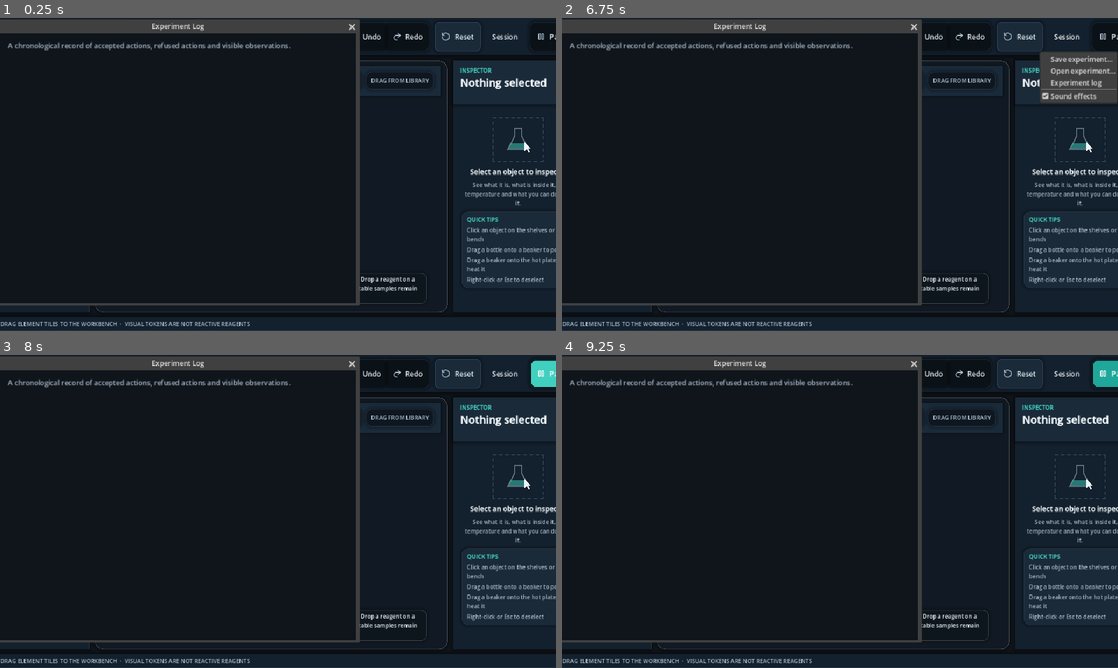
Above: before the commit, frames 1-4 (two rows, left to right).
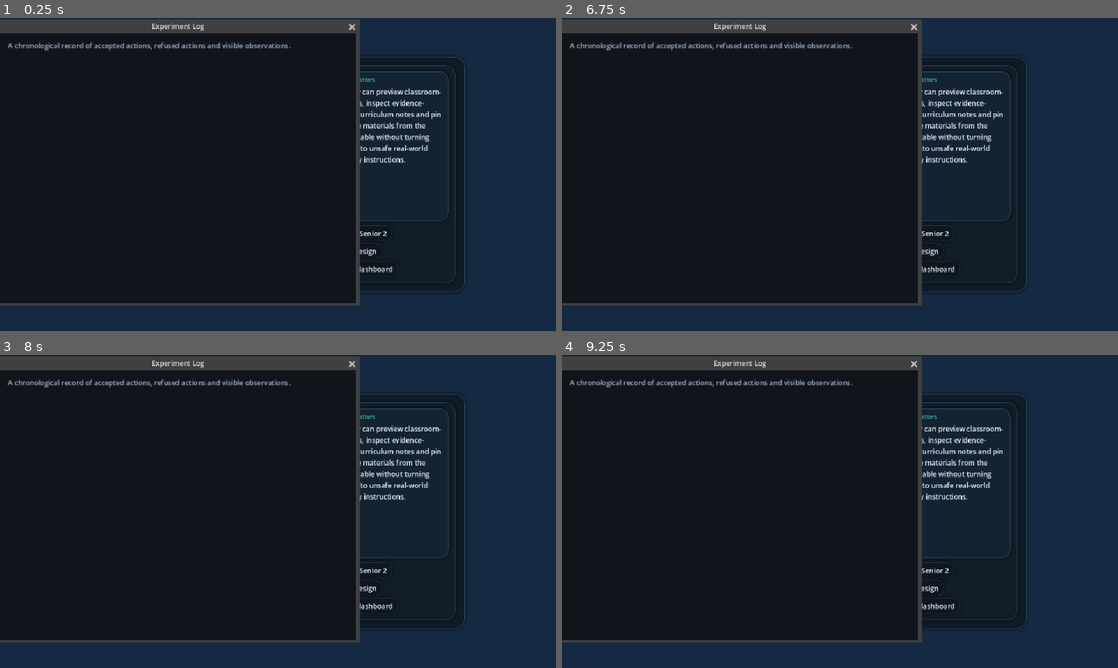
Above: after the commit, the same moments.

Repository: KareemMohammadeen/chemistry-lab-2d
Game: Godot game, scene res://scenes/main.tscn
Same seed, same stepped clock (60 frames per second), same inputs: the game is played once before the commit and once after it.
Inputs (mouse positions are in pixels of both pictures, inside the frame that each line leads up to; where the layout moved, square brackets give the same spot in the first picture):
- Up to frame 1 (0.25 s): no input
- Up to frame 2 (6.75 s): click (573, 249) at 0.5 s, where only the run after the commit has a clickable "Start guided virtual experime…"; click (573, 249) at 1.25 s, where only the run after the commit has a clickable "Start guided virtual experime…"; click (712, 249) at 2 s, where only the run after the commit has a clickable "Start Classroom Demo"; click (712, 249) at 2.75 s, where only the run after the commit has a clickable "Start Classroom Demo"; click (684, 43) [723, 39] at 3.5 s; click "Teacher Guide" at 4.25 s; click (928, 36) at 5 s, where only the run before the commit has a clickable "Undo"; click (967, 36) at 5.75 s, where only the run before the commit has a clickable "Redo"; click "Session" at 6.5 s
- Up to frame 3 (8 s): click (555, 373) at 7.25 s, where only the run after the commit has a clickable "%gx"
- Up to frame 4 (9.25 s): click (573, 524) at 8 s, where only the run after the commit has a clickable "Open periodic table & encyclo…"; click "−" at 8.75 s

The runs differ from the first frame. In frame 1, 11% of the frame differs, in the area x 0-100%, y 0-99%; in frame 2, 12%; in frame 3, 11%; in frame 4, 11%.
Error before the commit: Parse Error: Could not parse global class "ReactionEngine" from "res://scripts/chemistry/reaction_engine.gd". (res://scripts/simulation/lab_simulation.gd:13)

Commit message:
Fix dissolution executor syntax and continue generic executor work

Diff:
--- a/scripts/chemistry/reaction_engine.gd
+++ b/scripts/chemistry/reaction_engine.gd
@@ -254,7 +254,7 @@
 	var moved_g := minf(undissolved, room_g)
 	if moved_g <= MIN_AMOUNT_G:
 		result.status = ReactionResult.Status.NOT_MATCHED
-		result.message = "The model could not move enough solid into the solution.")
+		result.message = "The model could not move enough solid into the solution."
 		return result
 	vessel.solids[reaction.solute] = undissolved - moved_g
 	if float(vessel.solids[reaction.solute]) <= MIN_AMOUNT_G:
@@ -265,7 +265,7 @@
 	_append_result_observation(result, vessel, "dissolve_started:%s" % reaction.solute,
 		"dissolution", reaction.observation("started"), "", "dissolution_particles")
 	var colour_text := reaction.observation("colour")
-	if SolutionAppearance.solute_strength(vessel, _db, reaction.solute) >= _db.constant("colour_observation_threshold", 0.15):
+	if SolutionAppearance.solute_strength(vessel, _db, str(reaction.solute)) >= _db.constant("colour_observation_threshold", 0.15):
 		_append_result_observation(result, vessel, "dissolve_colour:%s" % reaction.solute,
 			"colour_change", colour_text, reaction.explanation, "colour_shift")
 	if not vessel.solids.has(reaction.solute):
